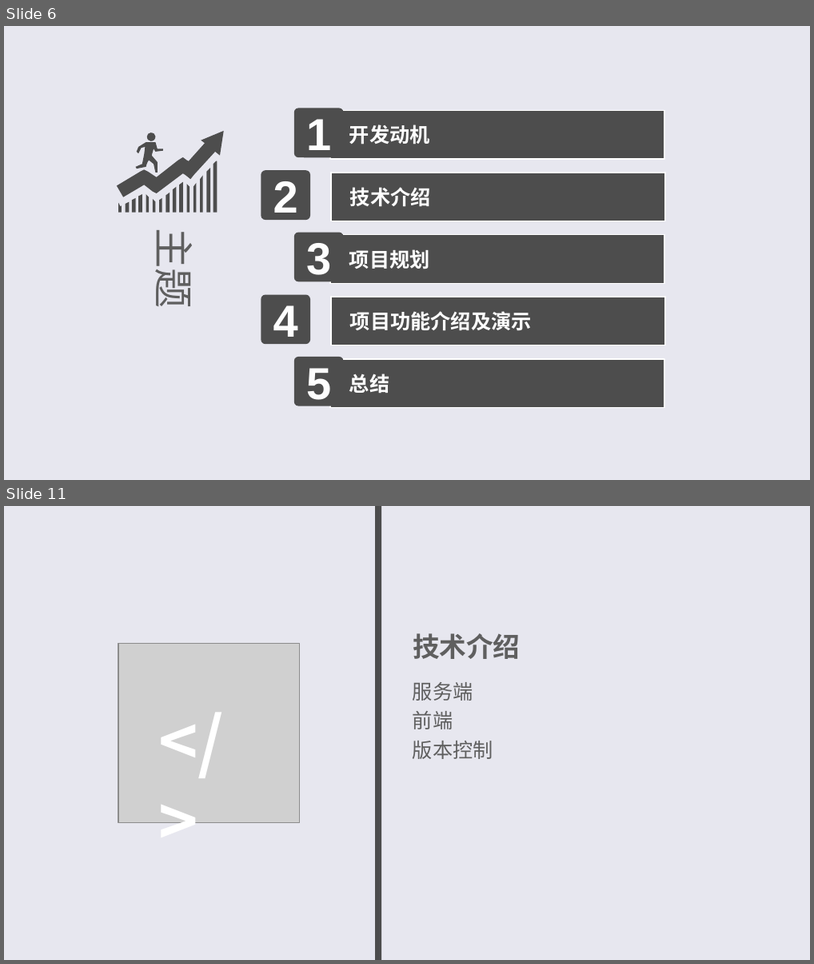
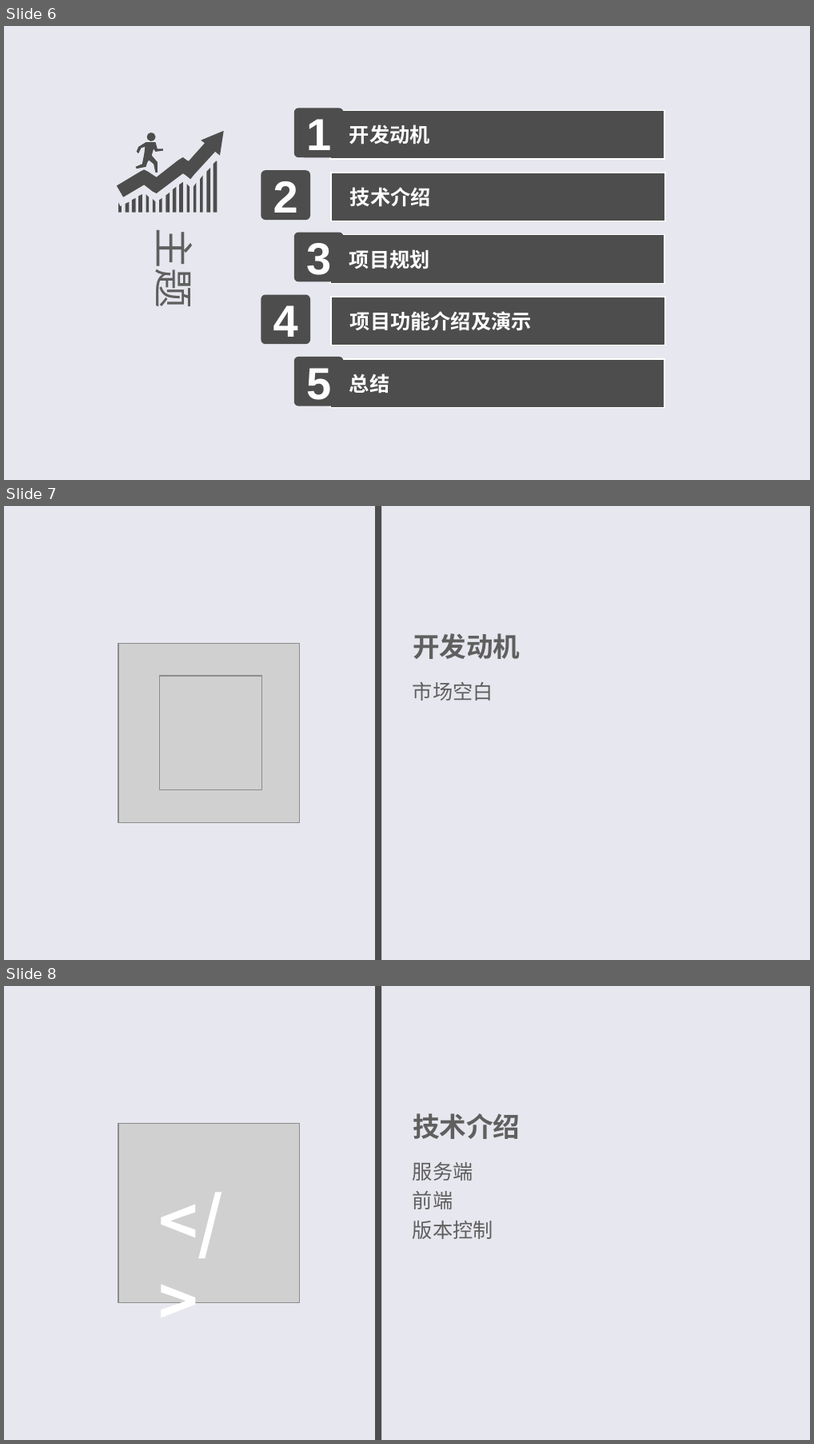
Before and after one commit to bytrix/report, a slide deck: 答辩.ppt. Shown one above the other, each under a label of ours: slides 6 and 11 before the commit, slides 6, 7 and 8 after it; the slides between them are not shown. The pictures are 814x964 and 814x1444 pixels, drawn with LibreOffice and Linux fonts; fonts in the diff are those of the drawing; grey boxes stand for pictures. Boxes give left, top, right and bottom in pixels: in the first picture for what was removed or moved away, otherwise in the second. Text is boxed around its words. In the diff, an @@ line names an element or a change of style, - is before the commit and + after.

```diff
--- a/答辩.ppt
+++ b/答辩.ppt
@@ slide 7 added at [4, 506, 810, 960], background #E7E7EF @@
@@ rectangle added at [376, 506, 382, 960], fill #4D4D4D @@
@@ picture added at [118, 643, 299, 823] @@
@@ text added at [413, 633, 520, 659], 24 pt, text #5F5F5F, bold @@
+开发动机
@@ picture added at [160, 676, 262, 790] @@
@@ text added at [413, 682, 494, 700], 18 pt, text #5F5F5F @@
+市场空白
@@ what was slide 11 is now slide 8 @@
```
Also in this commit, not shown: 2 slides changed, 1 other slide added, 5 slides removed, 1 other file.
